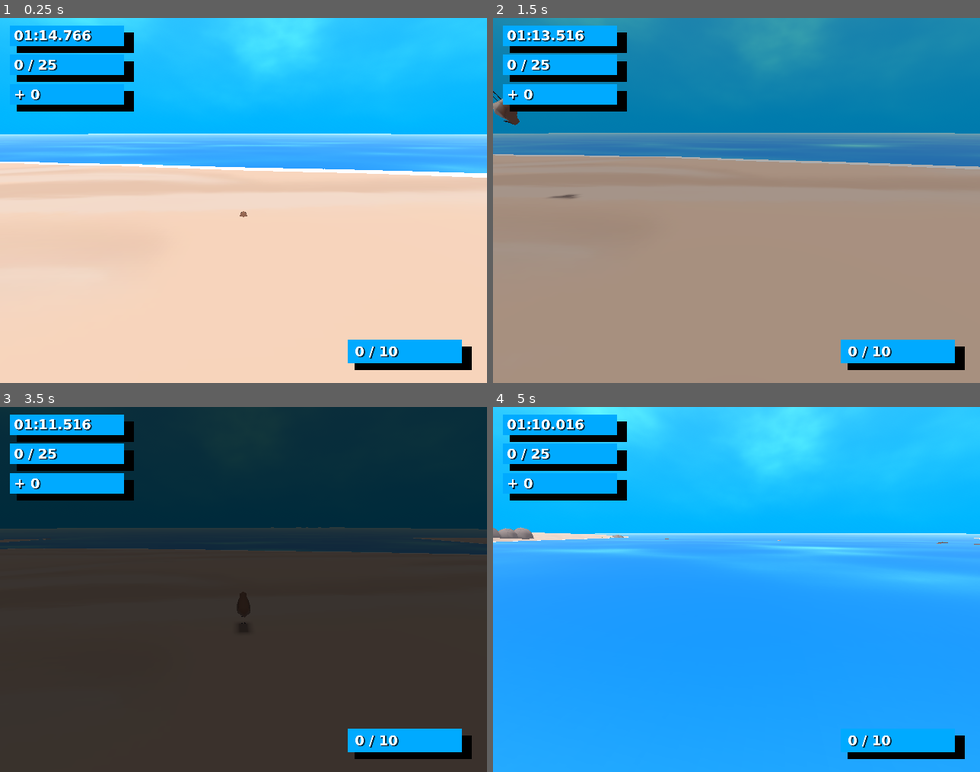
Above: before the commit, frames 1-4 (two rows, left to right).
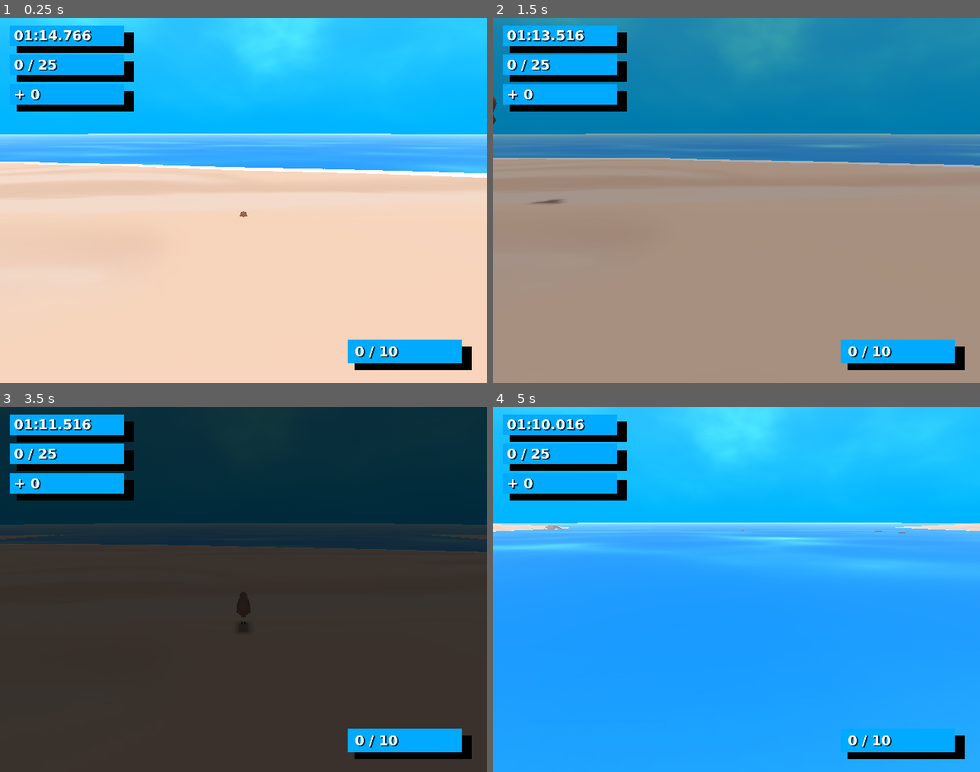
Above: after the commit, the same moments.

Repository: m-2ne-jr/treasuresoftheseaking
Game: Godot game, scene res://Environment/Main.tscn
The game is run twice, just before and just after one commit, with the same random seed, the same clock (stepped at 60 frames per second) and the same inputs. Sound files missing from this copy of the repository are replaced by a short silence.
Inputs (mouse positions are in pixels of both pictures, inside the frame that each line leads up to):
- Up to frame 1 (0.25 s): no input
- Up to frame 2 (1.5 s): move the mouse to (760, 200) at 0.52 s; hold W (move_forward) from 0.53 s (still down); tap K (camera_down) at 0.6 s; move the mouse to (712, 200) at 1.27 s; tap J (camera_left) at 1.35 s
- Up to frame 3 (3.5 s): keep holding W (move_forward); move the mouse to (253, 582) at 2.02 s; tap L (camera_right) at 2.1 s; move the mouse to (238, 596) at 2.77 s; tap I (camera_up) at 2.85 s
- Up to frame 4 (5 s): keep holding W (move_forward); move the mouse to (775, 593) at 3.52 s; tap X (drop_treasure) at 3.6 s; move the mouse to (697, 585) at 4.27 s; tap K (camera_down) at 4.35 s

The runs differ from the first frame. In frame 2, 1.3% of the frame differs, in the area x 0-100%, y 20-51%; in frame 3, 2.5%; in frame 4, 7.2%, in the area x 0-100%, y 0-49%.

Commit message:
Fixed camera rotation being called twice.

Diff:
--- a/Characters/Bird/PlayerBird.tscn
+++ b/Characters/Bird/PlayerBird.tscn
@@ -198,7 +198,7 @@
 [node name="Hitbox" type="Node3D" parent="." unique_id=30825886]
 
 [node name="RootAttachment" type="BoneAttachment3D" parent="Hitbox" unique_id=995755277]
-transform = Transform3D(0.07463372, -2.0549299e-15, 5.3382177e-08, 1.3197382e-09, 0.074610904, -0.0018451256, -5.3365863e-08, 0.0018451256, 0.074610904, -1.3032503e-10, 0.14403427, -0.0006978386)
+transform = Transform3D(0.07463372, -2.0549299e-15, 5.3382177e-08, 1.3197382e-09, 0.074610904, -0.0018451256, -5.3365863e-08, 0.0018451256, 0.074610904, 2.1848772e-17, 0.13159357, -0.00069783867)
 bone_name = "Root"
 bone_idx = 0
 use_external_skeleton = true
@@ -228,29 +228,29 @@
 bones/0/parent = -1
 bones/0/rest = Transform3D(1, -2.842171e-14, 7.152555e-07, 1.7682869e-08, 0.99969435, -0.024722412, -7.150369e-07, 0.024722412, 0.99969435, 0, -0.11442864, -0.009350181)
 bones/0/enabled = true
-bones/0/position = Vector3(-1.746195e-09, 0.22152558, -0.009350179)
+bones/0/position = Vector3(2.9274666e-16, 0.05483544, -0.00935018)
 bones/0/rotation = Quaternion(0.0123621505, 3.576004e-07, 4.4210617e-09, 0.9999236)
 bones/0/scale = Vector3(1, 1, 1)
 bones/1/name = "Leg.L"
 bones/1/parent = 0
 bones/1/rest = Transform3D(8.9406956e-07, -2.4214378e-08, -1.0000002, -0.024722483, -0.99969405, 2.103363e-09, -0.9996943, 0.024722477, -8.943952e-07, 0.18673052, 0.076452374, 0.007462505)
 bones/1/enabled = true
-bones/1/position = Vector3(0.18673074, 0.06785694, -0.34011006)
-bones/1/rotation = Quaternion(0.68682885, 0.16812676, -0.6868282, -0.16812666)
+bones/1/position = Vector3(0.18673043, 0.07824184, 0.07982299)
+bones/1/rotation = Quaternion(0.70620453, -0.035717238, -0.7062039, 0.03571721)
 bones/1/scale = Vector3(0.99999994, 0.9999997, 1.0000002)
 bones/2/name = "Calf.L"
 bones/2/parent = 1
 bones/2/rest = Transform3D(0.99999994, 7.23392e-15, 2.648038e-08, -7.357553e-15, 0.99999994, 4.668849e-09, -2.648038e-08, -4.668849e-09, 0.99999994, 2.2296262e-15, 0.6842629, 1.9504226e-08)
 bones/2/enabled = true
 bones/2/position = Vector3(2.2296262e-15, 0.6842629, 1.9504226e-08)
-bones/2/rotation = Quaternion(-3.9783288e-08, 1.7141394e-10, 0.15457083, 0.9879818)
+bones/2/rotation = Quaternion(1.2565479e-09, 1.197832e-08, 0.380448, 0.9248024)
 bones/2/scale = Vector3(0.99999994, 0.99999994, 0.99999994)
 bones/3/name = "Foot.L"
 bones/3/parent = 2
 bones/3/rest = Transform3D(0.6757247, -0.73715407, -8.477065e-08, 0.737154, 0.67572474, 2.4998062e-07, -1.2699262e-07, -2.3140714e-07, 0.99999994, -5.078005e-15, 0.7670453, 1.4901161e-08)
 bones/3/enabled = true
 bones/3/position = Vector3(-5.078005e-15, 0.7670453, 1.4901161e-08)
-bones/3/rotation = Quaternion(-1.4080564e-07, -1.859265e-08, 0.08512688, 0.9963702)
+bones/3/rotation = Quaternion(-1.7919942e-07, -5.3835866e-08, 0.12450431, 0.9922191)
 bones/3/scale = Vector3(0.99999994, 1, 0.99999994)
 bones/4/name = "Body_2"
 bones/4/parent = 0
@@ -270,22 +270,22 @@
 bones/6/parent = 0
 bones/6/rest = Transform3D(-3.576278e-07, -2.1420414e-08, 1.0000002, 0.024722487, -0.9996941, -1.2572424e-08, 0.9996942, 0.024722485, 3.5804823e-07, -0.18673052, 0.076452374, 0.0074622375)
 bones/6/enabled = true
-bones/6/position = Vector3(-0.18673052, 0.07688516, 0.024961874)
-bones/6/rotation = Quaternion(0.6958164, 0.12585491, 0.6958166, 0.12585495)
+bones/6/position = Vector3(-0.18673024, 0.06659689, -0.39106292)
+bones/6/rotation = Quaternion(0.69556123, -0.1272576, 0.6955614, -0.12725762)
 bones/6/scale = Vector3(0.9999999, 0.99999976, 1.0000002)
 bones/7/name = "Calf.R"
 bones/7/parent = 6
 bones/7/rest = Transform3D(1, -1.1324539e-14, 2.6515877e-08, 1.1448338e-14, 1, -4.668847e-09, -2.651588e-08, 4.6688475e-09, 0.99999994, -1.5670321e-15, 0.6842628, 1.0298098e-08)
 bones/7/enabled = true
 bones/7/position = Vector3(-1.5670321e-15, 0.6842628, 1.0298098e-08)
-bones/7/rotation = Quaternion(-6.1159477e-09, 3.880367e-08, -0.3403995, 0.9402809)
+bones/7/rotation = Quaternion(-5.8602073e-08, 3.438751e-08, -0.22627808, 0.97406274)
 bones/7/scale = Vector3(1, 1, 0.99999994)
 bones/8/name = "Foot.R"
 bones/8/parent = 7
 bones/8/rest = Transform3D(0.6757247, 0.737154, 8.5012246e-08, -0.737154, 0.6757247, 2.496713e-07, 1.2660134e-07, -2.3137619e-07, 0.99999994, 1.5252903e-15, 0.7670453, 1.4901161e-08)
 bones/8/enabled = true
 bones/8/position = Vector3(1.5252903e-15, 0.7670453, 1.4901161e-08)
-bones/8/rotation = Quaternion(-1.356859e-07, 2.8466767e-08, 0.0011043249, 0.9999994)
+bones/8/rotation = Quaternion(-1.3085226e-07, 3.8628016e-09, -0.12725464, 0.99187016)
 bones/8/scale = Vector3(0.99999994, 0.99999994, 0.99999994)
 
 [node name="Body" type="MeshInstance3D" parent="Skin/Armature/Skeleton3D" unique_id=971711204]
@@ -322,7 +322,7 @@
 [node name="FootstepEmitters" type="Node3D" parent="." unique_id=1433568092]
 
 [node name="FootRAttachment" type="BoneAttachment3D" parent="FootstepEmitters" unique_id=1718051221]
-transform = Transform3D(9.116564e-09, 5.0385713e-09, 0.07463372, 0.063814804, -0.03870219, -4.1451766e-09, 0.038702197, 0.06381481, -1.09997895e-08, -0.013936364, 0.07188546, 0.06702161)
+transform = Transform3D(3.5204582e-08, -1.9536046e-08, 0.07463372, 0.023836529, -0.07072488, -2.983046e-08, 0.07072488, 0.023836536, -2.754573e-08, -0.013936407, 0.032876946, -0.045012485)
 bone_name = "Foot.R"
 bone_idx = 8
 use_external_skeleton = true
@@ -332,7 +332,7 @@
 transform = Transform3D(0.9999999, 5.9604645e-08, -1.210427e-07, -2.9802322e-08, 0.9999999, -1.3169961e-07, 8.123919e-08, 8.724625e-08, 1, -0.14391506, 0.13192216, 5.9604645e-08)
 
 [node name="FootLAttachment" type="BoneAttachment3D" parent="FootstepEmitters" unique_id=1335303031]
-transform = Transform3D(1.5642701e-08, 2.2678266e-08, -0.07463372, 0.0017919013, -0.07461219, -2.0766363e-08, -0.07461219, -0.0017918879, -1.9242293e-08, 0.013936395, 0.04885851, -0.06171275)
+transform = Transform3D(5.1117643e-09, 1.0313338e-08, -0.07463371, -0.06673472, -0.033416532, -8.932375e-09, -0.03341654, 0.06673473, 7.221459e-09, 0.013936376, 0.04887911, 0.052565746)
 bone_name = "Foot.L"
 bone_idx = 3
 use_external_skeleton = true
@@ -368,7 +368,7 @@
 carry_point = ExtResource("6_vcdi6")
 
 [node name="RootAttachment" type="BoneAttachment3D" parent="CarrierComponent" unique_id=1614955644]
-transform = Transform3D(0.07463372, 1.2641862e-15, 5.3382156e-08, 1.3197378e-09, 0.074610904, -0.0018451256, -5.336585e-08, 0.0018451256, 0.074610904, -1.3031642e-10, 0.15871999, -0.0006978406)
+transform = Transform3D(0.07463372, 1.2641862e-15, 5.3382156e-08, 1.3197378e-09, 0.074610904, -0.0018451256, -5.336585e-08, 0.0018451256, 0.074610904, 7.977715e-15, 0.14627929, -0.00069784065)
 bone_name = "Root"
 bone_idx = 0
 use_external_skeleton = true
@@ -382,7 +382,7 @@
 spawn_force = 4
 
 [node name="HeadAttachment" type="BoneAttachment3D" parent="CarrierComponent" unique_id=948225173]
-transform = Transform3D(0.07463371, -4.968614e-15, 3.5588094e-08, 1.5478776e-08, 0.067204535, -0.032461334, -3.204561e-08, 0.03246134, 0.06720452, -1.3032704e-10, 0.26785603, 0.054281436)
+transform = Transform3D(0.07463371, -4.968614e-15, 3.5588094e-08, 1.5478776e-08, 0.067204535, -0.032461334, -3.204561e-08, 0.03246134, 0.06720452, -2.6410589e-15, 0.25541532, 0.054281436)
 bone_name = "Head"
 bone_idx = 5
 use_external_skeleton = true
@@ -392,7 +392,7 @@
 transform = Transform3D(26.81, -8.943271e-13, 1.6819842e-12, 0, 23.671824, 12.5865345, -1.9049651e-12, -12.5865345, 23.671824, 1.2372892e-08, 0.835236, -0.25471264)
 
 [node name="BodyAttachment" type="BoneAttachment3D" parent="CarrierComponent" unique_id=759433821]
-transform = Transform3D(0.07463372, -7.128165e-15, 1.7794033e-08, 8.7843155e-09, 0.06490533, -0.03684409, -1.5474624e-08, 0.036844093, 0.06490533, -1.3031644e-10, 0.17156285, -0.0003802373)
+transform = Transform3D(0.07463372, -7.128165e-15, 1.7794033e-08, 8.7843155e-09, 0.06490533, -0.03684409, -1.5474624e-08, 0.036844093, 0.06490533, 7.957063e-15, 0.15912214, -0.00038023738)
 bone_name = "Body_2"
 bone_idx = 4
 use_external_skeleton = true
--- a/Characters/PlayerControl/ControlManager.gd
+++ b/Characters/PlayerControl/ControlManager.gd
@@ -7,7 +7,7 @@
 	MOUSE_ONLY
 }
 
-const DEFAULT_SCHEME = Schema.KEYBOARD_HYBRID
+const DEFAULT_SCHEME = Schema.KEYBOARD_ONLY
 var current_scheme: Schema:
 	set(new_scheme):
 		match new_scheme:
@@ -17,6 +17,7 @@
 				Input.mouse_mode = Input.MOUSE_MODE_VISIBLE
 			Schema.MOUSE_ONLY:
 				Input.mouse_mode = Input.MOUSE_MODE_CAPTURED
+		current_scheme = new_scheme
 
 var keyboard_move_vector: Vector2:
 	get: return _get_keyboard_move_input()
@@ -42,7 +43,7 @@
 	return Vector2.ZERO
 
 
-func get_camera_schema_input(control_scheme: Schema, event: InputEvent) -> Vector2:
+func get_camera_schema_input(control_scheme: Schema, event: InputEvent = null) -> Vector2:
 	match control_scheme:
 		Schema.KEYBOARD_HYBRID:
 			return _get_mouse_from_screen(event)
@@ -79,7 +80,5 @@
 
 
 func _get_mouse_from_screen(event: InputEvent) ->  Vector2:
-	if !(event is InputEventMouseMotion):
-		return Vector2.ZERO
 	var screen_vector: Vector2 = (event as InputEventMouseMotion).screen_relative
 	return Vector2(screen_vector.y, screen_vector.x) * -1
--- a/Characters/PlayerControl/PlayerController.gd
+++ b/Characters/PlayerControl/PlayerController.gd
@@ -45,6 +45,12 @@
 	if direction.length() > DIR_DEADZONE:
 		rotate_skin_to_direction(Vector2(direction.x, direction.z))
 
+	if control_manager.current_scheme != ControlManager.Schema.KEYBOARD_ONLY:
+		return
+
+	var cam_input: Vector2 = control_manager.get_camera_schema_input(control_manager.current_scheme)
+	cam_pivot.rotate_camera(cam_input)
+
 
 func get_input_direction() -> Vector2:
 	if !can_act:
@@ -56,7 +62,7 @@
 	var right: Vector3 = cam_pivot.global_basis.x
 	var forward: Vector3 = cam_pivot.global_basis.z
 
-	var direction: Vector3 = input.x * right + input.y * forward
+	var direction: Vector3 = (input.x * right) + (input.y * forward)
 	direction.y = 0
 	return direction.normalized()
 
@@ -88,14 +94,17 @@
 
 
 func _input(event: InputEvent) -> void:
-	const MAGNITUDE: float = 0.05
+	if !(event is InputEventMouseMotion):
+		return
 
-	cam_pivot.rotate_camera(
-		control_manager.get_camera_schema_input(
-			control_manager.current_scheme,
-			event
-		) * MAGNITUDE
-	)
+	var curr_scheme: ControlManager.Schema = control_manager.current_scheme
+	if curr_scheme == ControlManager.Schema.KEYBOARD_ONLY:
+		return
+
+	const MOUSE_SENSITIVITY_FACTOR: float = 0.04
+
+	var cam_input: Vector2 = control_manager.get_camera_schema_input(curr_scheme, event)
+	cam_pivot.rotate_camera(cam_input * MOUSE_SENSITIVITY_FACTOR)
 
 
 func _unhandled_input(event: InputEvent) -> void:
--- a/Core/ErrorHelper.gd
+++ b/Core/ErrorHelper.gd
@@ -7,5 +7,6 @@
 	var main_tree: SceneTree = Engine.get_main_loop() as SceneTree
 	var main_root: Node = main_tree.root
 
+	print_debug(e)
 	main_root.propagate_notification(main_root.NOTIFICATION_WM_CLOSE_REQUEST)
 	main_tree.quit(e)
